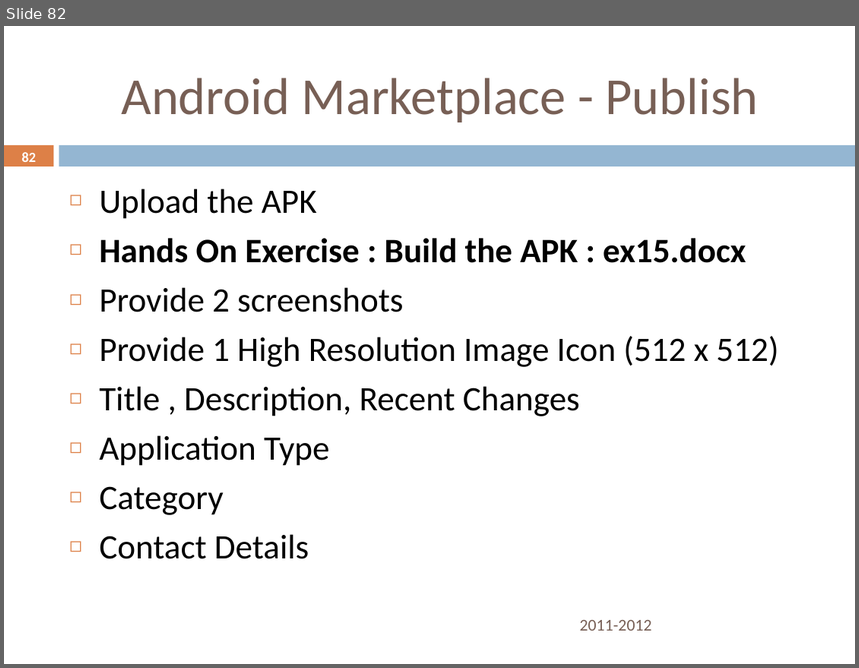
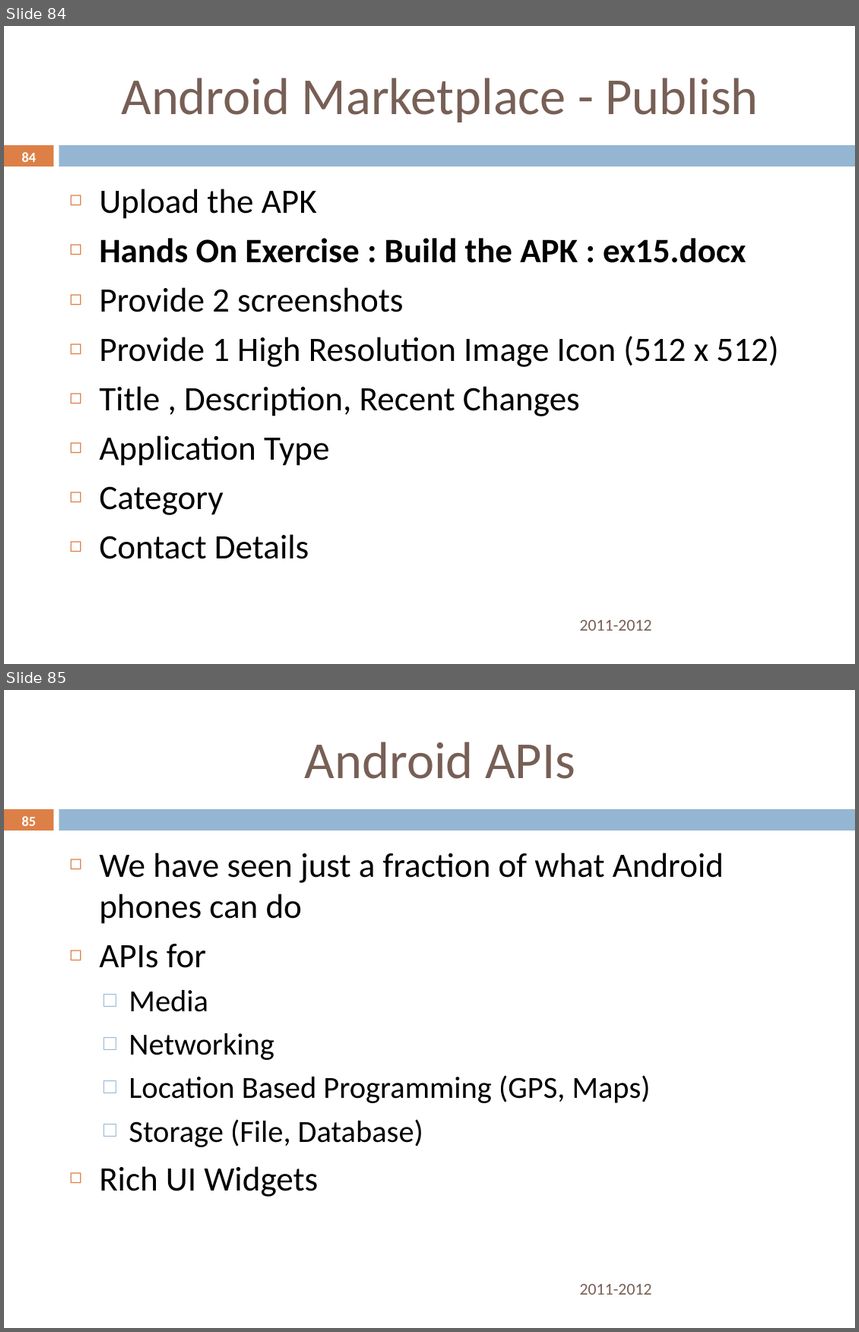
Before and after one commit to rominirani/Nitrodroid-2012-Android101-Workshop, a slide deck: presentation/AndroidDeveloper101Workshop-October6-Nitrodroid-2012-MindStormSoftware.pptx. Shown one above the other, each under a label of ours: slide 82 before the commit, slides 84 and 85 after it. The pictures are 859x668 and 859x1332 pixels, drawn with LibreOffice and Linux fonts; fonts in the diff are those of the drawing; background and template pictures are left out. Boxes give left, top, right and bottom in pixels: in the first picture for what was removed or moved away, otherwise in the second. Text is boxed around its words. In the diff, an @@ line names an element or a change of style, - is before the commit and + after.

```diff
--- a/presentation/AndroidDeveloper101Workshop-October6-Nitrodroid-2012-MindStormSoftware.pptx
+++ b/presentation/AndroidDeveloper101Workshop-October6-Nitrodroid-2012-MindStormSoftware.pptx
@@ slide 85 added at (4, 690, 855, 1328), background #FFFFFF; not listed: 2 template elements that a slide beside it also shows @@
@@ title added at (305, 742, 576, 779), 44 pt, text #775F55 @@
+Android APIs
@@ page number added at (21, 816, 36, 826), 11.9 pt, text #FFFFFF, bold @@
+85
@@ text added at (99, 853, 724, 1197), 26 pt, text #000000 @@
+◻ We have seen just a fraction of what Android phones can do
+◻ APIs for
+  □ Media
+  □ Networking
+  □ Location Based Programming (GPS, Maps)
+  □ Storage (File, Database)
+◻ Rich UI Widgets
@@ text added at (580, 1284, 652, 1295), 14 pt, text #775F55 @@
+2011-2012
@@ what was slide 82 is now slide 84 @@
@@ page number at (21, 152, 36, 162): text changed @@
-82
+84
```
Also in this commit, not shown: 5 slides changed, 2 other slides added, 1 slide removed, 1 other file.
